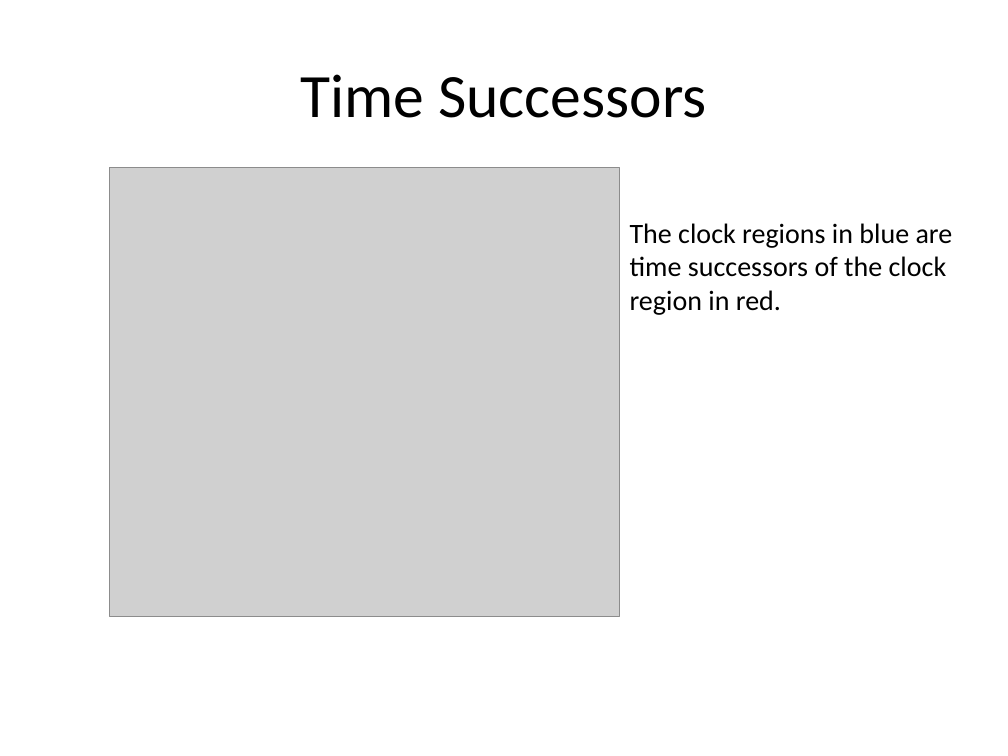
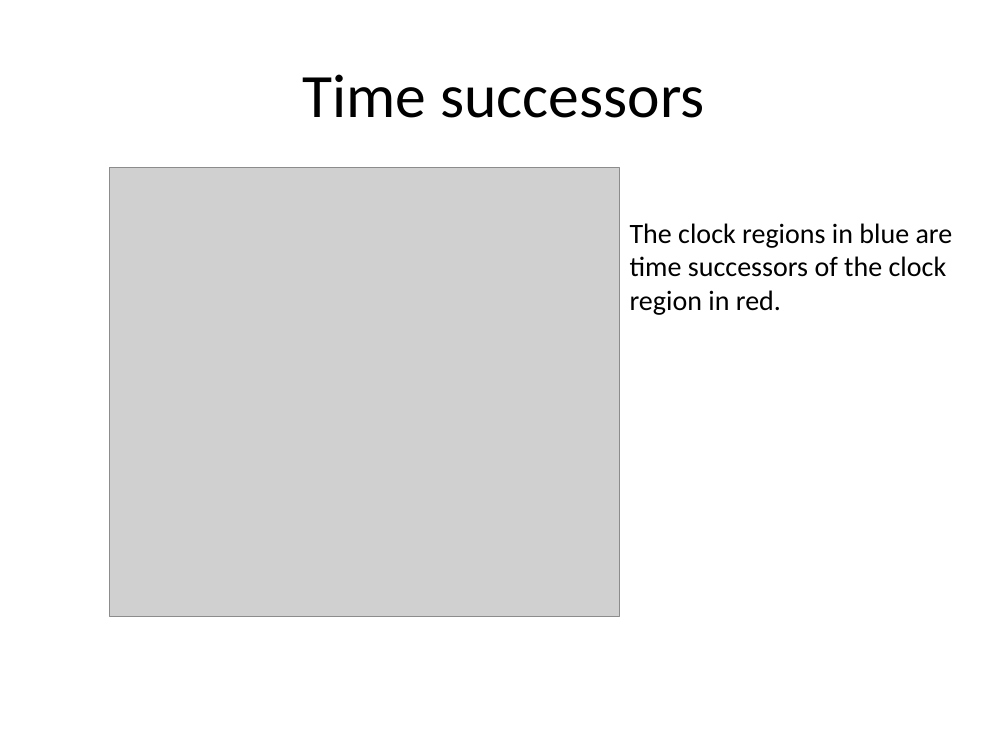
Before and after one commit to sayanmitracode/cpsbooksite, a slide deck: slide 13 of Slides/ReachabilityTimedAutomata.pptx (slide 14 before the commit). Drawn at 1008x756 pixels with LibreOffice and Linux fonts; fonts in the diff are those of the drawing; grey boxes stand for pictures. Boxes give left, top, right and bottom in pixels: in the first picture for what was removed or moved away, otherwise in the second. Text is boxed around its words. In the diff, an @@ line names an element or a change of style, - is before the commit and + after.

```diff
--- a/Slides/ReachabilityTimedAutomata.pptx
+++ b/Slides/ReachabilityTimedAutomata.pptx
@@ title at [303, 74, 704, 118]: text changed @@
-Time Successors
+Time successors
```
Also in this commit, not shown: 2 other slides changed, 24 slides added, 2 slides removed, 4 other files.
